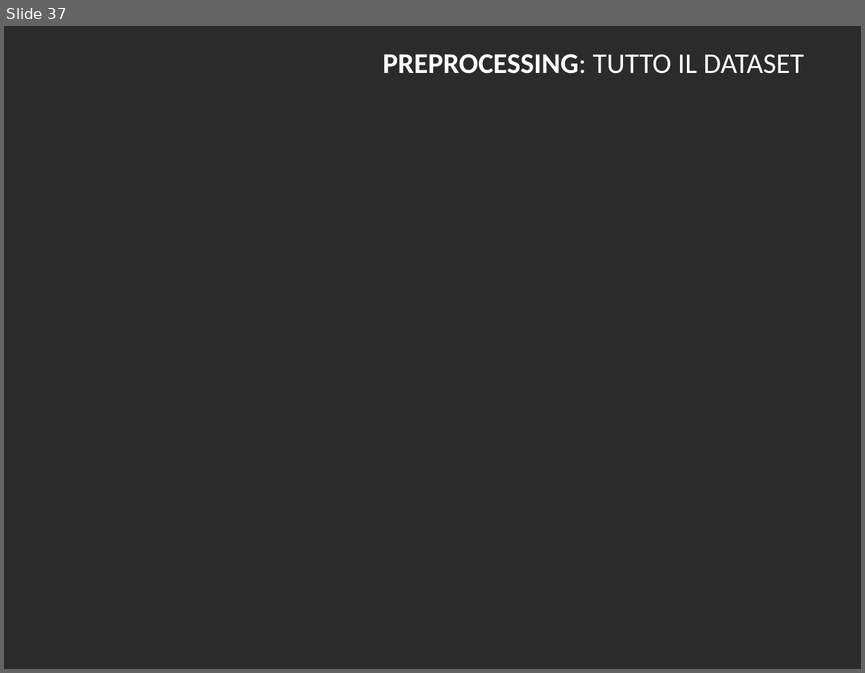
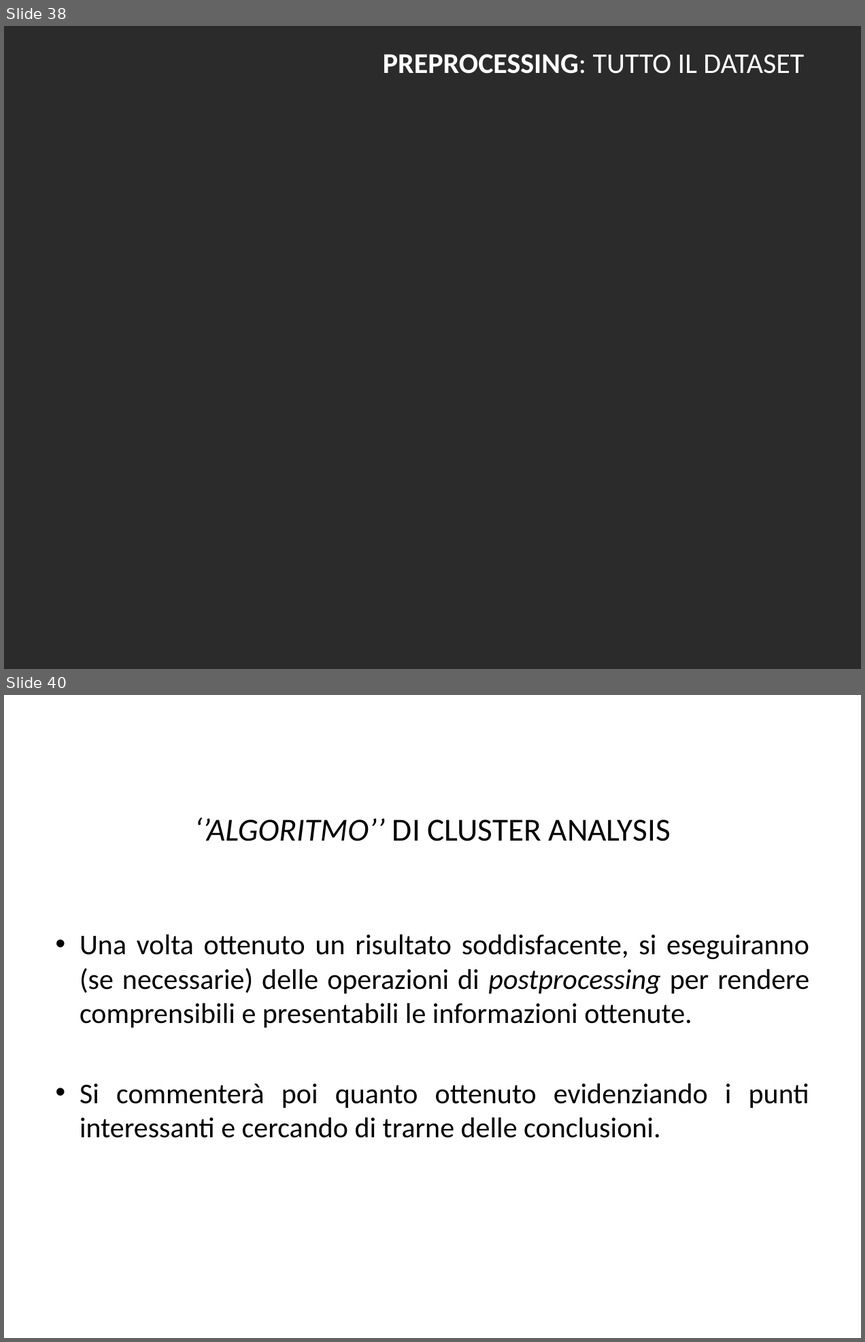
Before and after one commit to BlacknDecker/unifi, a slide deck: relazione.pptx. Shown one above the other, each under a label of ours: slide 37 before the commit, slides 38 and 40 after it; the slides between them are not shown. The pictures are 865x673 and 865x1342 pixels, drawn with LibreOffice and Linux fonts; fonts in the diff are those of the drawing; background and template pictures are left out; a plain dark background stands for a picture behind light text. Boxes give left, top, right and bottom in pixels: in the first picture for what was removed or moved away, otherwise in the second. Text is boxed around its words. In the diff, an @@ line names an element or a change of style, - is before the commit and + after.

```diff
--- a/relazione.pptx
+++ b/relazione.pptx
@@ slide 40 added at bbox=[4, 695, 861, 1338], background #FFFFFF @@
@@ text added at bbox=[75, 709, 847, 817], 24 pt, text #FFFFFF, bold @@
+CLUSTER ANALYSIS
@@ title added at bbox=[194, 817, 670, 841], 27 pt, text #000000 @@
+‘’ALGORITMO’’ DI CLUSTER ANALYSIS
@@ text added at bbox=[79, 934, 809, 1138], 24 pt, text #000000 @@
+• Una volta ottenuto un risultato soddisfacente, si eseguiranno (se necessarie) delle operazioni di postprocessing per rendere comprensibili e presentabili le informazioni ottenute.
+• Si commenterà poi quanto ottenuto evidenziando i punti interessanti e cercando di trarne delle conclusioni.
@@ what was slide 37 is now slide 38 @@
```
Also in this commit, not shown: 23 slides changed, 11 other slides added, 58 other files.
